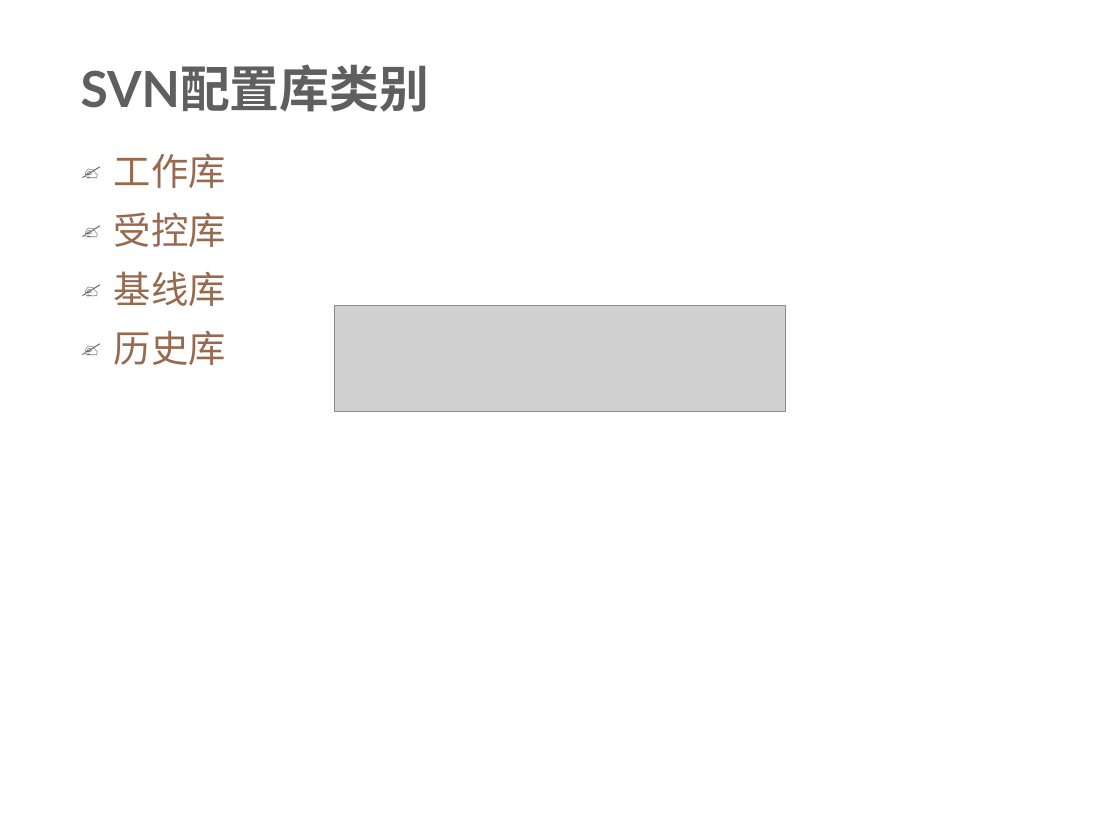
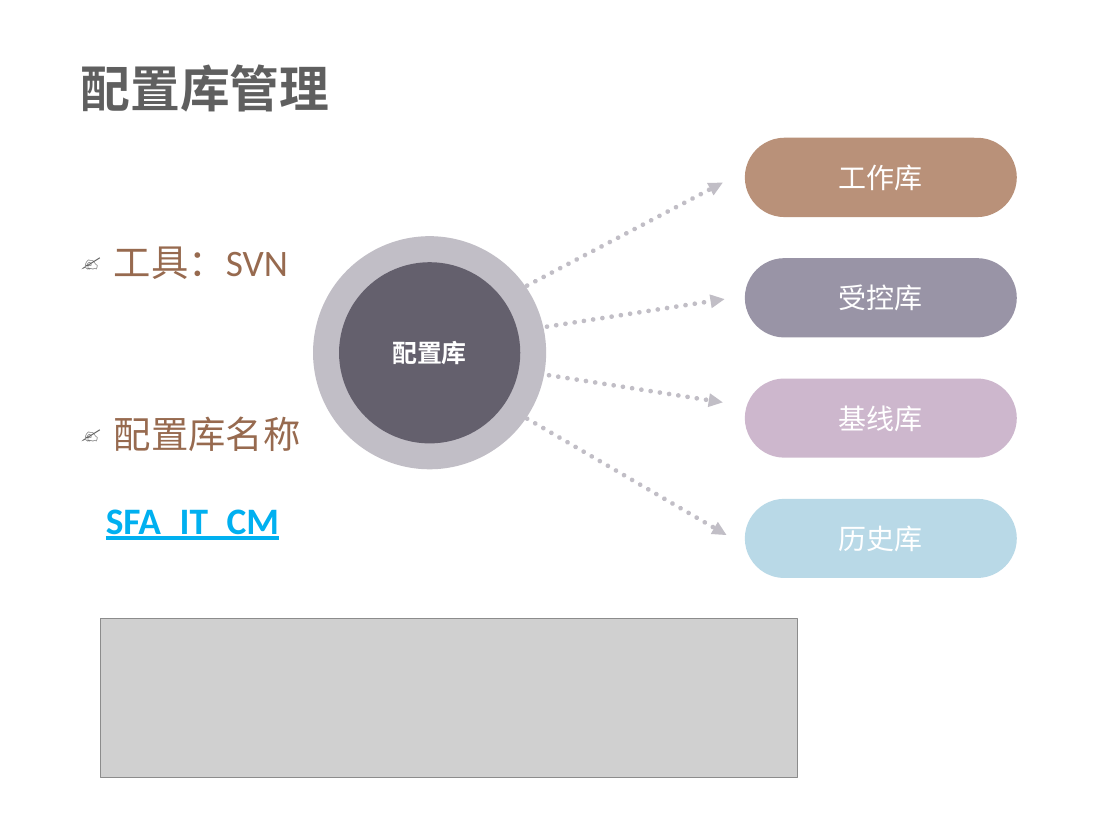
Before and after one commit to xianmomo/demo, a slide deck: slide 8 of 新员工入职指引/配置管理规范及要求.pptx (slide 7 before the commit). Drawn at 1120x840 pixels with LibreOffice and Linux fonts; fonts in the diff are those of the drawing; grey boxes stand for pictures; background and template pictures are left out. Boxes give left, top, right and bottom in pixels: in the first picture for what was removed or moved away, otherwise in the second. Text is boxed around its words. In the diff, an @@ line names an element or a change of style, - is before the commit and + after.

```diff
--- a/新员工入职指引/配置管理规范及要求.pptx
+++ b/新员工入职指引/配置管理规范及要求.pptx
@@ title at [81, 64, 330, 112]: text changed @@
-SVN配置库类别
+配置库管理
@@ rounded rectangle added at [745, 138, 1017, 217], fill #B99179, 18 pt, text #FFFFFF @@
+工作库
@@ arrow added from (436, 334) to (722, 183), #C1BEC6 3 pt dashed @@
@@ ellipse added at [314, 236, 547, 469], fill #C1BEC6 @@
@@ text at [106, 246, 301, 540]: text changed @@
-✍ 工作库
-✍ 受控库
-✍ 基线库
-✍ 历史库
+✍ 工具：SVN
+✍ 配置库名称
+SFA_IT_CM
@@ ellipse added at [339, 262, 521, 444], fill #64606D, 16 pt, text #FFFFFF, bold @@
+配置库
@@ rounded rectangle added at [745, 258, 1017, 337], fill #9994A6, 18 pt, text #FFFFFF @@
+受控库
@@ arrow added from (436, 344) to (725, 299), #C1BEC6 3 pt dashed @@
@@ arrow added from (447, 360) to (722, 402), #C1BEC6 3 pt dashed @@
@@ arrow added from (463, 381) to (727, 535), #C1BEC6 3 pt dashed @@
@@ rounded rectangle added at [745, 379, 1017, 458], fill #CDB7CD, 18 pt, text #FFFFFF @@
+基线库
@@ rounded rectangle added at [745, 498, 1017, 578], fill #B9D9E7, 18 pt, text #FFFFFF @@
+历史库
@@ picture: place and size @@
-picture at [334, 306, 785, 412]
+picture at [101, 618, 797, 777]
```
Also in this commit, not shown: 12 other slides changed, 8 slides added, 7 slides removed, 4 other files.
